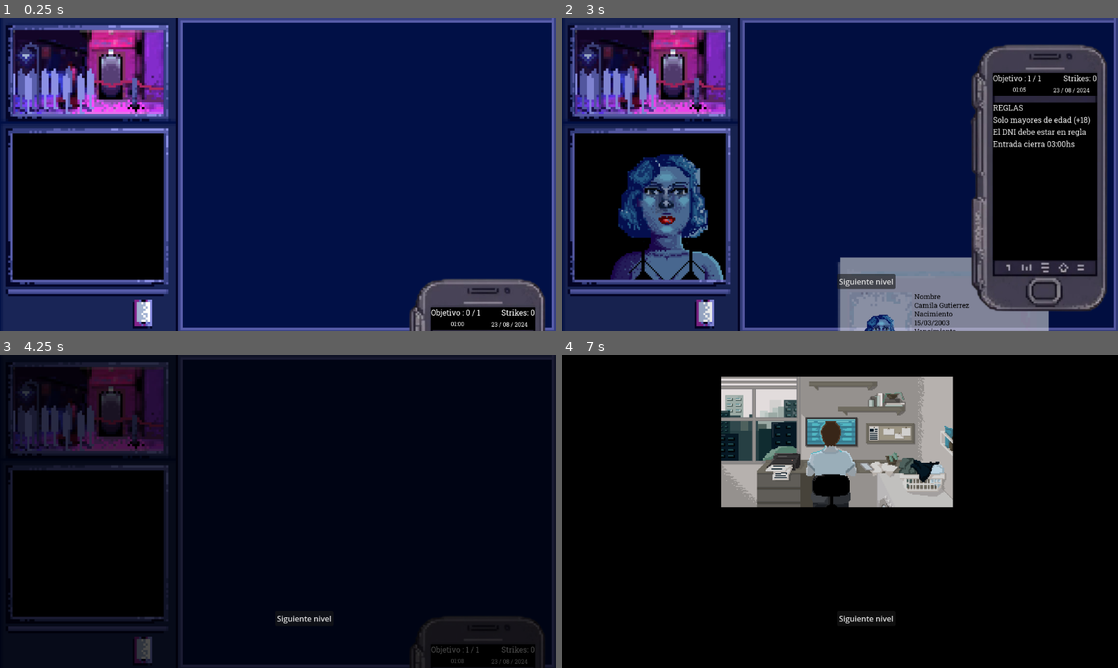
Above: before the commit, frames 1-4 (two rows, left to right).
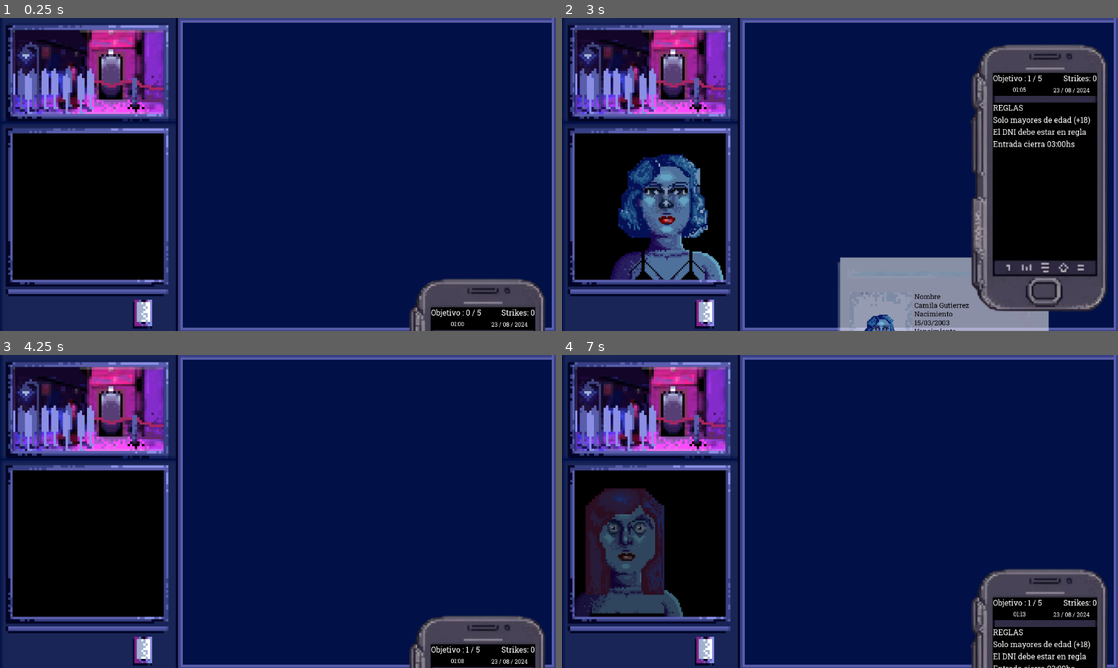
Above: after the commit, the same moments.

Repository: joacoague15/dni-en-mano
Game: Godot game, scene res://main_scene.tscn
Same seed, same stepped clock (60 frames per second), same inputs: the game is played once before the commit and once after it.
Inputs (mouse positions are in pixels of both pictures, inside the frame that each line leads up to):
- Up to frame 1 (0.25 s): no input
- Up to frame 2 (3 s): click "Siguiente nivel" at 0.5 s; click (706, 315) at 1.25 s; click "Siguiente nivel" at 2 s; click (934, 296) at 2.75 s
- Up to frame 3 (4.25 s): click (144, 652) at 3.5 s
- Up to frame 4 (7 s): click "Siguiente nivel" at 4.25 s; click (706, 652) at 5 s; move the mouse to (962, 495) at 5.77 s; tap Enter at 6.5 s; move the mouse to (728, 527) at 6.52 s

The runs differ from the first frame. In frame 1, less than 0.1% of the frame differs, in the area x 85-87%, y 93-96%; in frame 2, 0.5%; in frame 3, 86%; in frame 4, 90%, in the area x 0-100%, y 0-100%.

Commit message:
changed characters needed to win

Diff:
--- a/character_random_selector.gd
+++ b/character_random_selector.gd
@@ -58,7 +58,7 @@
 
 var energy = 100
 var PERMITED_STRIKES = 2
-var correct_character_needed = 1
+var correct_character_needed = 5
 var strikes = 0
 
 var is_holding = false
